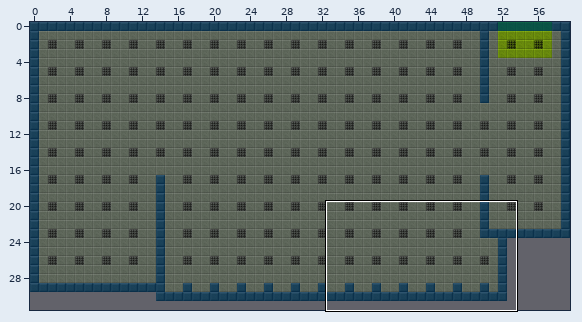
Tiled map (JSON), stored at public/maps/campaign_01_room_001.json. The picture above shows the old version from afar; the outline marks the close-up.
Close-up. The starting point:
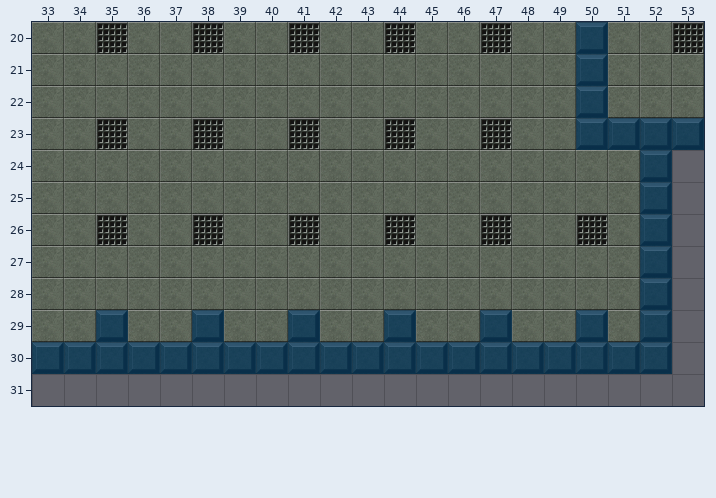
Cells are 32x32 px. Shown: x 33..53, y 20..31. The commit also changed other parts of the map, which this record leaves out.
New version:
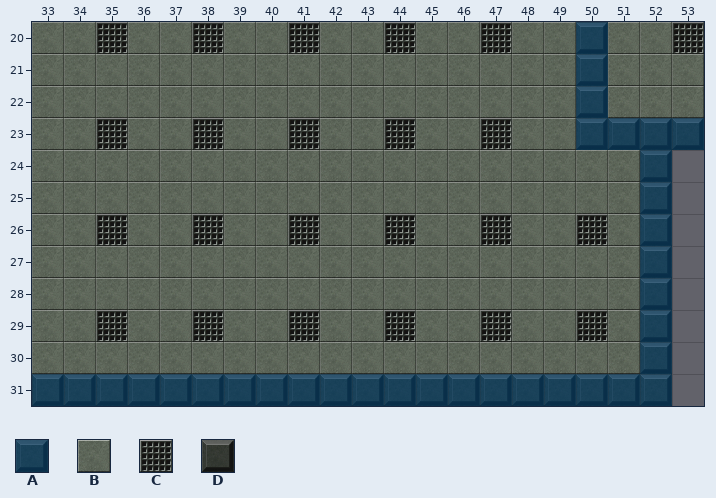
Key: from "collision_tiles": A 0; from "floor": B 0, C 6, D 19.
_ is an empty cell.
Tiles replaced or removed in this view: A, D.
See-through tiles are keyed as they look on the map.
Change:
Changed rows in their new state; . is an unchanged cell.
Layer "terrain":
first column x 33:
29 ..C..C..C..C..C..C..
30 BBBBBBBBBBBBBBBBBBB.
31 DDDDDDDDDDDDDDDDDDDD
Layer "collision":
first column x 33:
29 .._.._.._.._.._.._..
30 ___________________.
31 AAAAAAAAAAAAAAAAAAAA
Boxes around the changes in both close-ups, in picture pixels (x1, y1, x2, y2):
changed: (32, 310, 672, 406)
